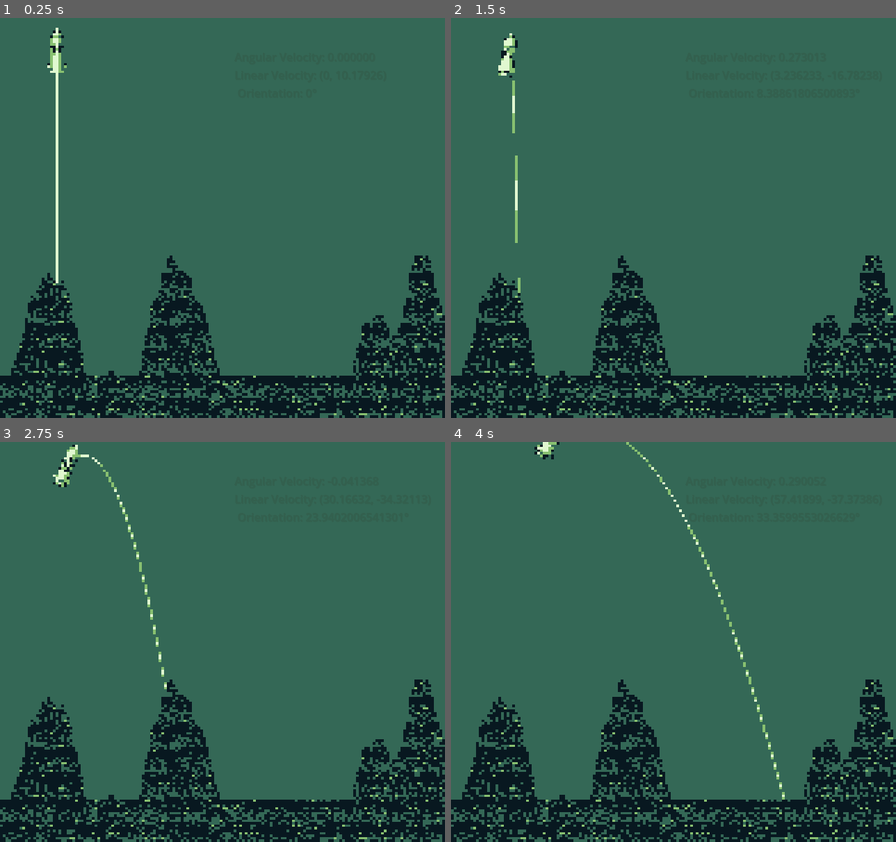
Above: before the commit, frames 1-4 (two rows, left to right).
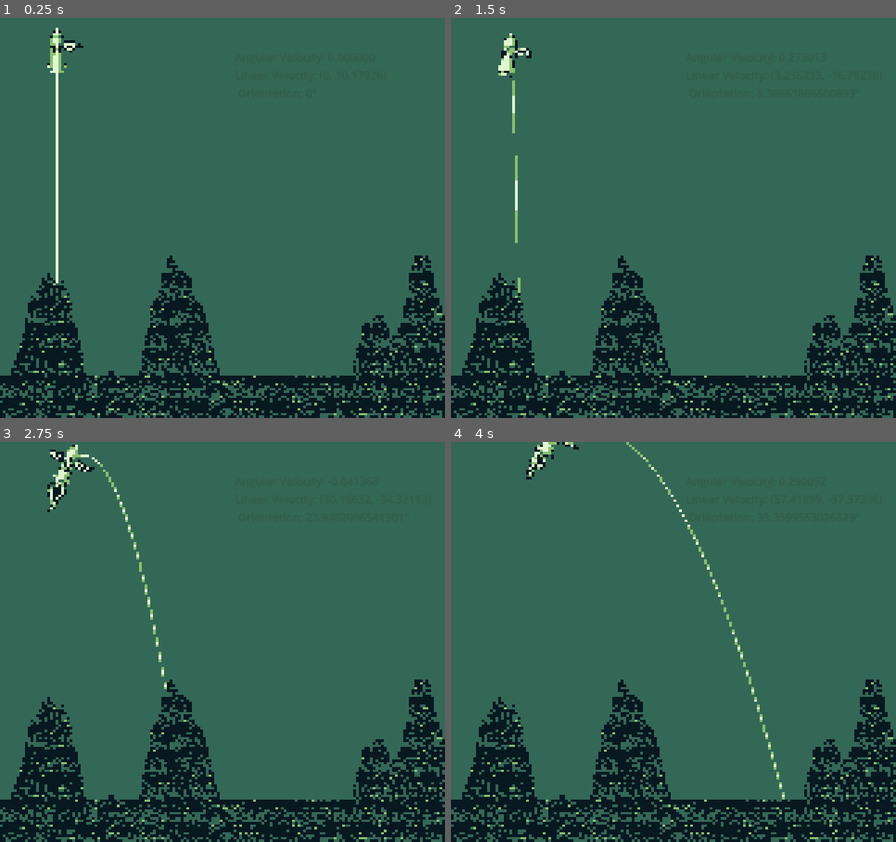
Above: after the commit, the same moments.

Repository: KMatiks/astrolad-landing
Game: Godot game, scene res://scenes/main.tscn
The game is run twice, just before and just after one commit, with the same random seed, the same clock (stepped at 60 frames per second) and the same inputs.
Inputs:
- Up to frame 1 (0.25 s): no input
- Up to frame 2 (1.5 s): hold Up (ui_up) 0.53-1.28 s; hold Right (ui_right) from 0.53 s (still down); tap Up (ui_up) at 1.35 s
- Up to frame 3 (2.75 s): tap Up (ui_up) at 1.52, 1.82 s; release Right (ui_right) at 2.03 s; hold Left (ui_left) from 2.03 s (still down); hold Up (ui_up) from 2.03 s (still down)
- Up to frame 4 (4 s): release Left (ui_left) at 2.78 s; release Up (ui_up) at 2.78 s; hold Right (ui_right) from 2.78 s (still down); tap Up (ui_up) at 2.85, 3.02, 3.32 s; hold Up (ui_up) from 3.53 s (still down)

The runs differ from the first frame. In frame 1, less than 0.1% of the frame differs, in the area x 14-19%, y 5-9%; in frame 2, less than 0.1%; in frame 3, 0.3%, in the area x 10-22%, y 1-18%; in frame 4, 0.2%.

Commit message:
Add thruster sprites to rocket; BUG: right thruster does not play animation or disappear

Diff:
--- a/scenes/rocket.tscn
+++ b/scenes/rocket.tscn
@@ -1,11 +1,80 @@
-[gd_scene load_steps=7 format=3 uid="uid://wrmhcd56xxj7"]
+[gd_scene load_steps=19 format=3 uid="uid://wrmhcd56xxj7"]
 
 [ext_resource type="Script" path="res://scripts/rocket.gd" id="1_3jjoy"]
 [ext_resource type="Script" path="res://scripts/trajectory.gd" id="2_i8psc"]
-[ext_resource type="Texture2D" uid="uid://mvp41fr4gbrm" path="res://assets/rocketboi3.png" id="3_76lni"]
+[ext_resource type="Texture2D" uid="uid://didqxfcbjr101" path="res://assets/mainthruster/mainthruster_1.png" id="2_snfjm"]
+[ext_resource type="Script" path="res://scripts/thrusters.gd" id="2_tgqhe"]
+[ext_resource type="Texture2D" uid="uid://dq8xdijwwilfk" path="res://assets/mainthruster/mainthruster_2.png" id="3_3k1ln"]
+[ext_resource type="Texture2D" uid="uid://dw1c3x674ylki" path="res://assets/rocketboi3.png" id="3_76lni"]
 [ext_resource type="Script" path="res://scripts/rocket_sprite.gd" id="4_h6esk"]
+[ext_resource type="Texture2D" uid="uid://bgeq6r02t4cd8" path="res://assets/mainthruster/mainthruster_3.png" id="4_txj8t"]
 [ext_resource type="Script" path="res://scripts/rocket_collider.gd" id="5_5muko"]
+[ext_resource type="Texture2D" uid="uid://cyiaab0t41isg" path="res://assets/mainthruster/mainthruster_4.png" id="5_74hjv"]
 [ext_resource type="Script" path="res://scripts/rocket_camera.gd" id="6_ln3be"]
+[ext_resource type="Texture2D" uid="uid://dkf4w7ava1ypg" path="res://assets/sidethruster/sidethruster_1.png" id="10_yotmw"]
+[ext_resource type="Texture2D" uid="uid://r6xshonf0a4r" path="res://assets/sidethruster/sidethruster_2.png" id="11_msr2n"]
+[ext_resource type="Texture2D" uid="uid://cb7yfak4mf4vl" path="res://assets/sidethruster/sidethruster_3.png" id="12_dxtht"]
+[ext_resource type="Texture2D" uid="uid://bcku7jvwhd88y" path="res://assets/sidethruster/sidethruster_4.png" id="13_cbext"]
+
+[sub_resource type="SpriteFrames" id="SpriteFrames_lrdf6"]
+animations = [{
+"frames": [{
+"duration": 1.0,
+"texture": ExtResource("2_snfjm")
+}, {
+"duration": 1.0,
+"texture": ExtResource("3_3k1ln")
+}, {
+"duration": 1.0,
+"texture": ExtResource("4_txj8t")
+}, {
+"duration": 1.0,
+"texture": ExtResource("5_74hjv")
+}],
+"loop": true,
+"name": &"default",
+"speed": 20.0
+}]
+
+[sub_resource type="SpriteFrames" id="SpriteFrames_k6xwr"]
+animations = [{
+"frames": [{
+"duration": 1.0,
+"texture": ExtResource("10_yotmw")
+}, {
+"duration": 1.0,
+"texture": ExtResource("11_msr2n")
+}, {
+"duration": 1.0,
+"texture": ExtResource("12_dxtht")
+}, {
+"duration": 1.0,
+"texture": ExtResource("13_cbext")
+}],
+"loop": true,
+"name": &"default",
+"speed": 20.0
+}]
+
+[sub_resource type="SpriteFrames" id="SpriteFrames_vxinu"]
+animations = [{
+"frames": [{
+"duration": 1.0,
+"texture": ExtResource("10_yotmw")
+}, {
+"duration": 1.0,
+"texture": ExtResource("11_msr2n")
+}, {
+"duration": 1.0,
+"texture": ExtResource("12_dxtht")
+}, {
+"duration": 1.0,
+"texture": ExtResource("13_cbext")
+}],
+"loop": true,
+"name": &"default",
+"speed": 20.0
+}]
 
 [node name="Rocket" type="RigidBody2D" groups=["rocket"]]
 position = Vector2(-1, 0)
@@ -23,6 +92,30 @@
 texture = ExtResource("3_76lni")
 script = ExtResource("4_h6esk")
 
+[node name="Thrusters" type="Node2D" parent="Sprite2D"]
+position = Vector2(-7.15256e-07, -7.62939e-07)
+scale = Vector2(1.6, 1.6)
+script = ExtResource("2_tgqhe")
+
+[node name="Main Thruster" type="AnimatedSprite2D" parent="Sprite2D/Thrusters"]
+z_index = -1
+position = Vector2(1, 34)
+sprite_frames = SubResource("SpriteFrames_lrdf6")
+frame_progress = 0.503484
+
+[node name="Right Thruster" type="AnimatedSprite2D" parent="Sprite2D/Thrusters"]
+z_index = -1
+position = Vector2(13, -2)
+sprite_frames = SubResource("SpriteFrames_k6xwr")
+frame_progress = 0.70083
+
+[node name="Left Thruster" type="AnimatedSprite2D" parent="Sprite2D/Thrusters"]
+z_index = -1
+position = Vector2(-12, -2)
+scale = Vector2(-1, 1)
+sprite_frames = SubResource("SpriteFrames_vxinu")
+frame_progress = 0.765614
+
 [node name="CollisionPolygon2D" type="CollisionPolygon2D" parent="."]
 use_parent_material = true
 position = Vector2(0.425, -0.514285)
@@ -35,3 +128,9 @@
 
 [connection signal="body_entered" from="." to="." method="_on_body_entered"]
 [connection signal="body_entered" from="." to="trajectory_line" method="_on_rocket_body_entered"]
+[connection signal="left_thruster_active" from="." to="Sprite2D/Thrusters" method="_on_rocket_left_thruster_active"]
+[connection signal="left_thruster_inactive" from="." to="Sprite2D/Thrusters" method="_on_rocket_left_thruster_inactive"]
+[connection signal="main_thruster_active" from="." to="Sprite2D/Thrusters" method="_on_rocket_main_thruster_active"]
+[connection signal="main_thruster_inactive" from="." to="Sprite2D/Thrusters" method="_on_rocket_main_thruster_inactive"]
+[connection signal="right_thruster_active" from="." to="Sprite2D/Thrusters" method="_on_rocket_right_thruster_active"]
+[connection signal="right_thruster_inactive" from="." to="Sprite2D/Thrusters" method="_on_rocket_right_thruster_inactive"]
--- a/scripts/rocket.gd
+++ b/scripts/rocket.gd
@@ -13,6 +13,12 @@
 
 signal rocket_landing_failed;
 signal rocket_landing_succeeded;
+signal right_thruster_active;
+signal left_thruster_active;
+signal main_thruster_active;
+signal right_thruster_inactive;
+signal left_thruster_inactive;
+signal main_thruster_inactive;
 
 # Called when the node enters the scene tree for the first time.
 func _ready():
@@ -41,11 +47,22 @@
 
 	if Input.is_action_pressed("ui_right"):
 		apply_torque(TORQUE_THRUST)
+		emit_signal(right_thruster_active.get_name())
+	else:
+		emit_signal(right_thruster_inactive.get_name())
+
 	if Input.is_action_pressed("ui_left"):
 		apply_torque(-TORQUE_THRUST)
+		emit_signal(left_thruster_active.get_name())
+	else:
+		emit_signal(left_thruster_inactive.get_name())
+
 	if Input.is_action_pressed("ui_up"):
 		move_speed = Vector2(0, -THRUST).rotated(rotation);
 		apply_central_force(move_speed)
+		emit_signal(main_thruster_active.get_name())
+	else:
+		emit_signal(main_thruster_inactive.get_name())
 
 	prev_frame_vel = linear_velocity;
 
@@ -54,6 +71,9 @@
 
 func _on_body_entered(body):
 	is_accepting_input = false;
+	emit_signal(main_thruster_inactive.get_name())
+	emit_signal(left_thruster_inactive.get_name())
+	emit_signal(right_thruster_inactive.get_name())
 
 	if not body is TileMap:
 		return;
--- /dev/null
+++ b/scripts/thrusters.gd
@@ -0,0 +1,34 @@
+extends Node2D
+
+@onready var main_thruster: AnimatedSprite2D = $"Main Thruster"
+@onready var left_thruster: AnimatedSprite2D = $"Left Thruster"
+@onready var right_thruster: AnimatedSprite2D = $"Right Thruster"
+
+func _ready():
+	main_thruster.play("default")
+	left_thruster.play("default")
+	right_thruster.play("default")
+
+func _on_rocket_main_thruster_active():
+	main_thruster.visible = true;
+
+func _on_rocket_main_thruster_inactive():
+	main_thruster.visible = false;
+
+
+func _on_rocket_left_thruster_active():
+	left_thruster.visible = true;
+
+
+func _on_rocket_left_thruster_inactive():
+	left_thruster.visible = false;
+
+
+func _on_rocket_right_thruster_active():
+	print("active")
+	right_thruster.visible = true
+
+
+func _on_rocket_right_thruster_inactive():
+	print("inactive")
+	left_thruster.visible = false
Renamed: assets/thruster1.gif -> assets/mainthruster/mainthruster.gif
Binary file added: assets/mainthruster/mainthruster_1.png
Not shown, added: assets/mainthruster/mainthruster_1.png.import
Binary file added: assets/mainthruster/mainthruster_2.png
Not shown, added: assets/mainthruster/mainthruster_2.png.import
Binary file added: assets/mainthruster/mainthruster_3.png
Not shown, added: assets/mainthruster/mainthruster_3.png.import
Binary file added: assets/mainthruster/mainthruster_4.png
Not shown, added: assets/mainthruster/mainthruster_4.png.import
Renamed: assets/sidethruster.gif -> assets/sidethruster/sidethruster.gif
Binary file added: assets/sidethruster/sidethruster_1.png
Not shown, added: assets/sidethruster/sidethruster_1.png.import
(and 6 more such lines)
